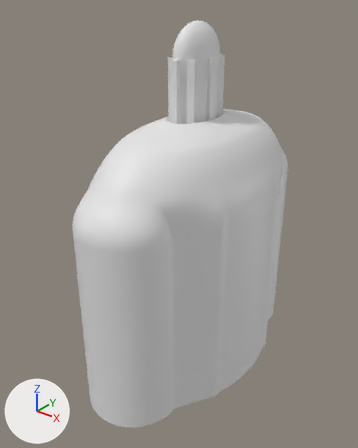
The glTF model models/grammar/grammar_40.glb, before and after one commit.
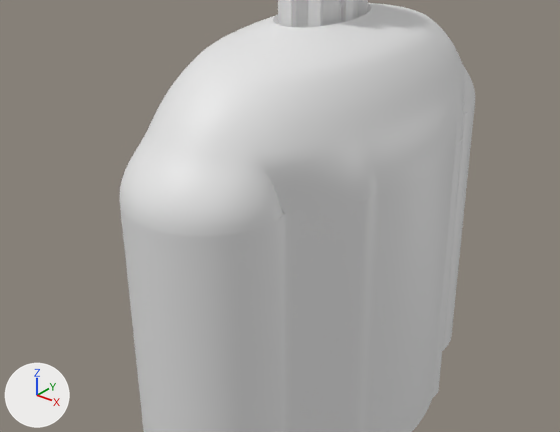
Old and new are each drawn whole from a camera (50 mm lens) standing at (3.16, -4.24, 4.33) and looking at (-0.09, -0.18, 1.81) and again close up on the part from 0% to 95% of the width and 24% to 82% of the height. The lights are fixed; the arrows at lower left show +X, +Y and +Z. The first two pictures are the older version.

The first close-up shows 'lantern_0', 'lantern_col', 'vault_0', 'walls'.
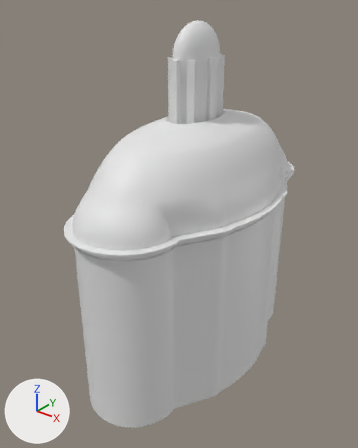
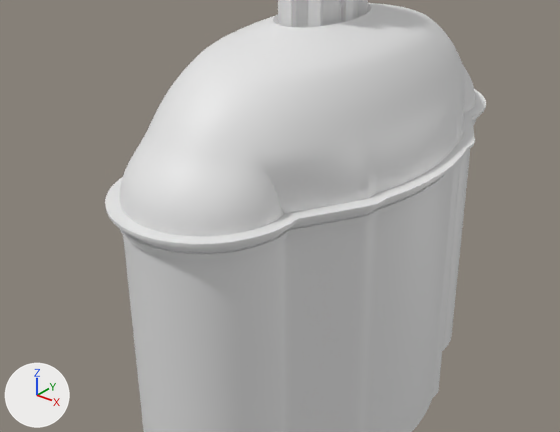
Pixel boxes [x1, y1, x2, y2] of what changed, in the close-ups (560 x 432 px):
'cornice_out', added
    after: [105, 89, 486, 260]

The change, as a list of edits to the scene's bpy script:
```text
Add me_cornice_out:
    me_cornice_out.from_pydata(...)  # 2880 vertices, 5760 faces; spans x -0.94..0.94, y -1.72..1.72, z 2.05..2.18
Add ob_cornice_out:
    ob_cornice_out = bpy.data.objects.new('cornice_out', me_cornice_out)
    ob_cornice_out.location = (0.0, 0.0, 0.0)
```
